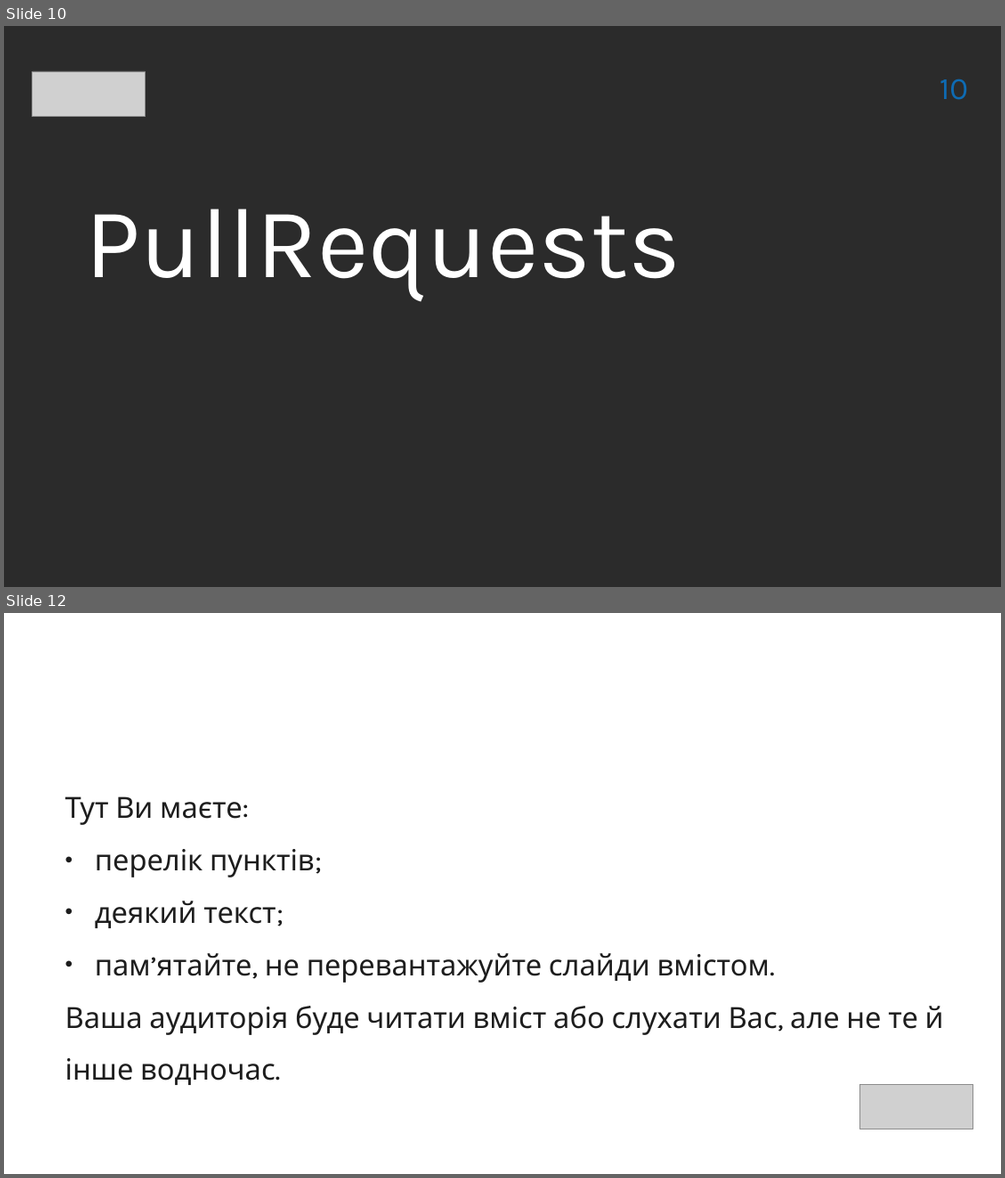
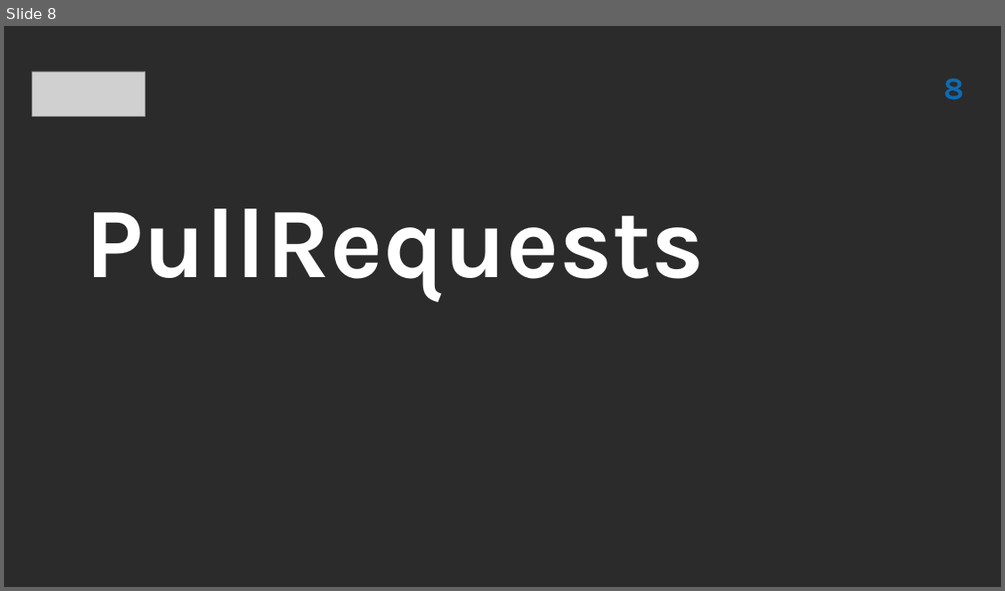
Before and after one commit to vitaliiTolmachov/Presentation, a slide deck: Presentation_easypay.pptx. Shown one above the other, each under a label of ours: slides 10 and 12 before the commit, slide 8 after it; the slides between them are not shown. The pictures are 1005x1178 and 1005x591 pixels, drawn with LibreOffice and Linux fonts; fonts in the diff are those of the drawing; grey boxes stand for pictures; background and template pictures are left out; a plain dark background stands for a picture behind light text. Boxes give left, top, right and bottom in pixels: in the first picture for what was removed or moved away, otherwise in the second. Text is boxed around its words. In the diff, an @@ line names an element or a change of style, - is before the commit and + after.

```diff
--- a/Presentation_easypay.pptx
+++ b/Presentation_easypay.pptx
@@ slide 12 removed at box(4, 613, 1001, 1174), background picture (left out) @@
@@ text removed at box(57, 657, 915, 702) @@
-ЗАГОЛОВОК СЛАЙДУ
@@ page number removed at box(925, 646, 982, 703) @@
-12
@@ text removed at box(65, 796, 944, 1085) @@
-Тут Ви маєте:
-• перелік пунктів;
-• деякий текст;
-• пам’ятайте, не перевантажуйте слайди вмістом.
-Ваша аудиторія буде читати вміст або слухати Вас, але не те й інше водночас.
@@ picture removed at box(860, 1084, 973, 1129) @@
@@ what was slide 10 is now slide 8 @@
@@ slide 8 changed as well @@
@@ page number removed at box(939, 79, 968, 100) @@
-10
@@ page number added at box(944, 79, 964, 100), 30 pt, text #0E6BB3, bold @@
+8
@@ text "PullRequests" at box(85, 208, 704, 301): bold on; indent changed @@
```
Also in this commit, not shown: 10 other slides changed, 4 slides added, 7 other slides removed.
